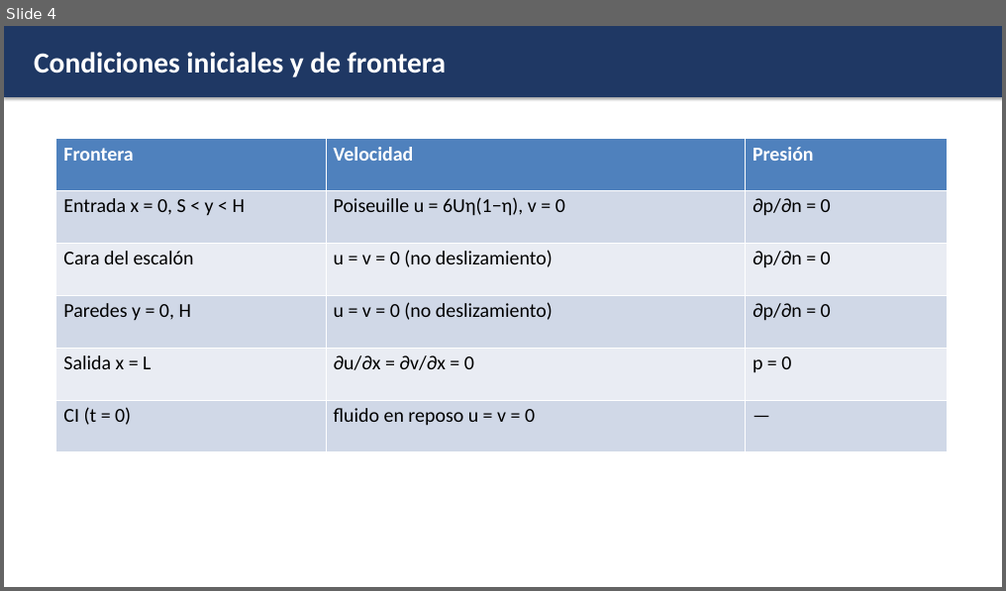
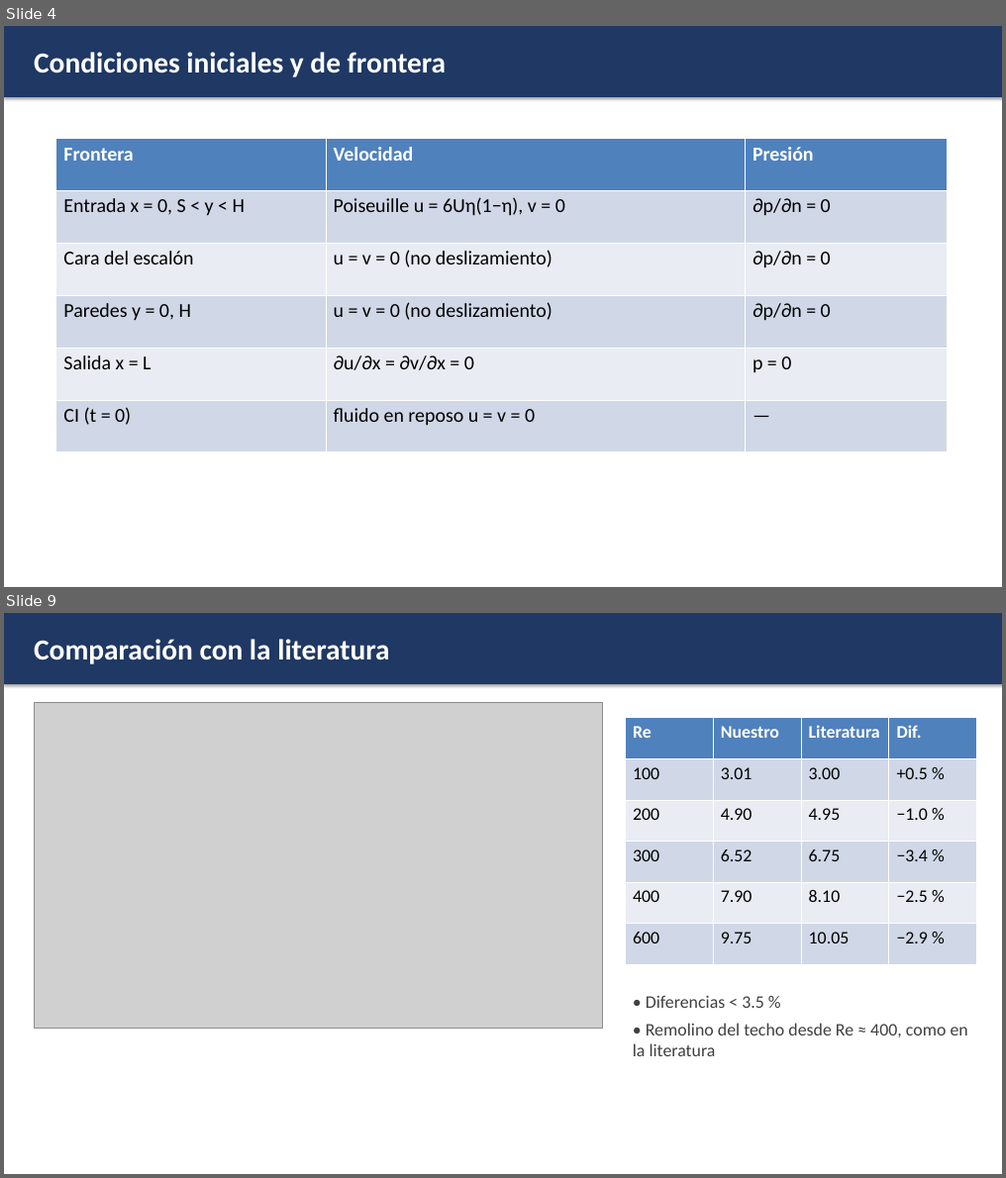
Before and after one commit to Ludwight/Ludwight, a slide deck: presentacion/presentacion.pptx. Shown one above the other, each under a label of ours: slide 4 before the commit, slides 4 and 9 after it; the slides between them are not shown. The pictures are 1006x591 and 1006x1178 pixels, drawn with LibreOffice and Linux fonts; fonts in the diff are those of the drawing; grey boxes stand for pictures. Boxes give left, top, right and bottom in pixels: in the first picture for what was removed or moved away, otherwise in the second. Text is boxed around its words. In the diff, an @@ line names an element or a change of style, - is before the commit and + after.

```diff
--- a/presentacion/presentacion.pptx
+++ b/presentacion/presentacion.pptx
@@ slide 9 added at (x1=4, y1=613, x2=1002, y2=1174), background #FFFFFF @@
@@ rectangle added at (x1=4, y1=613, x2=1002, y2=684), fill #1F3864, 28 pt, text #FFFFFF, bold @@
+Comparación con la literatura
@@ picture added at (x1=34, y1=703, x2=603, y2=1028) @@
@@ table added at (x1=626, y1=718, x2=979, y2=964), 6 rows, 4 columns @@
+Re | Nuestro | Literatura | Dif.
+100 | 3.01 | 3.00 | +0.5 %
+200 | 4.90 | 4.95 | −1.0 %
+300 | 6.52 | 6.75 | −3.4 %
+400 | 7.90 | 8.10 | −2.5 %
+600 | 9.75 | 10.05 | −2.9 %
@@ text added at (x1=633, y1=995, x2=968, y2=1057), 17 pt, text #404040 @@
+• Diferencias < 3.5 %
+• Remolino del techo desde Re ≈ 400, como en la literatura
```
Also in this commit, not shown: 4 slides changed, 1 other slide added, 2 slides removed, 25 other files.
